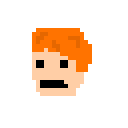
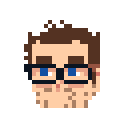
Comparing the layer stacks of the two 128 × 128 images. Changes:
added layer "Layer 4" above "Layer 3" over bbox(24, 20, 100, 108)
hid "Layer 3" over bbox(32, 28, 92, 96)
